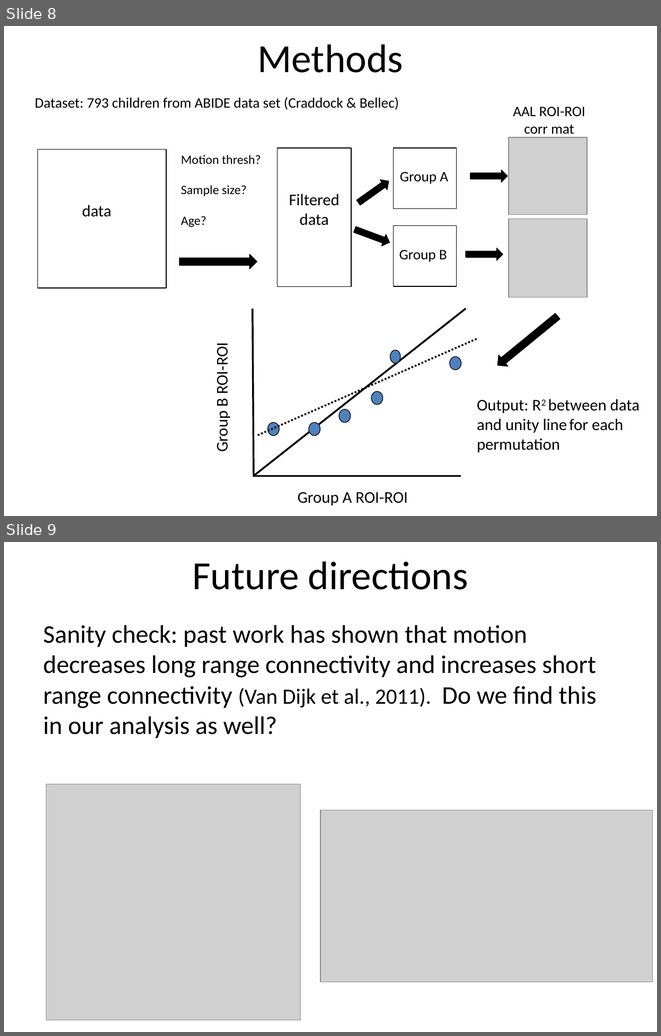
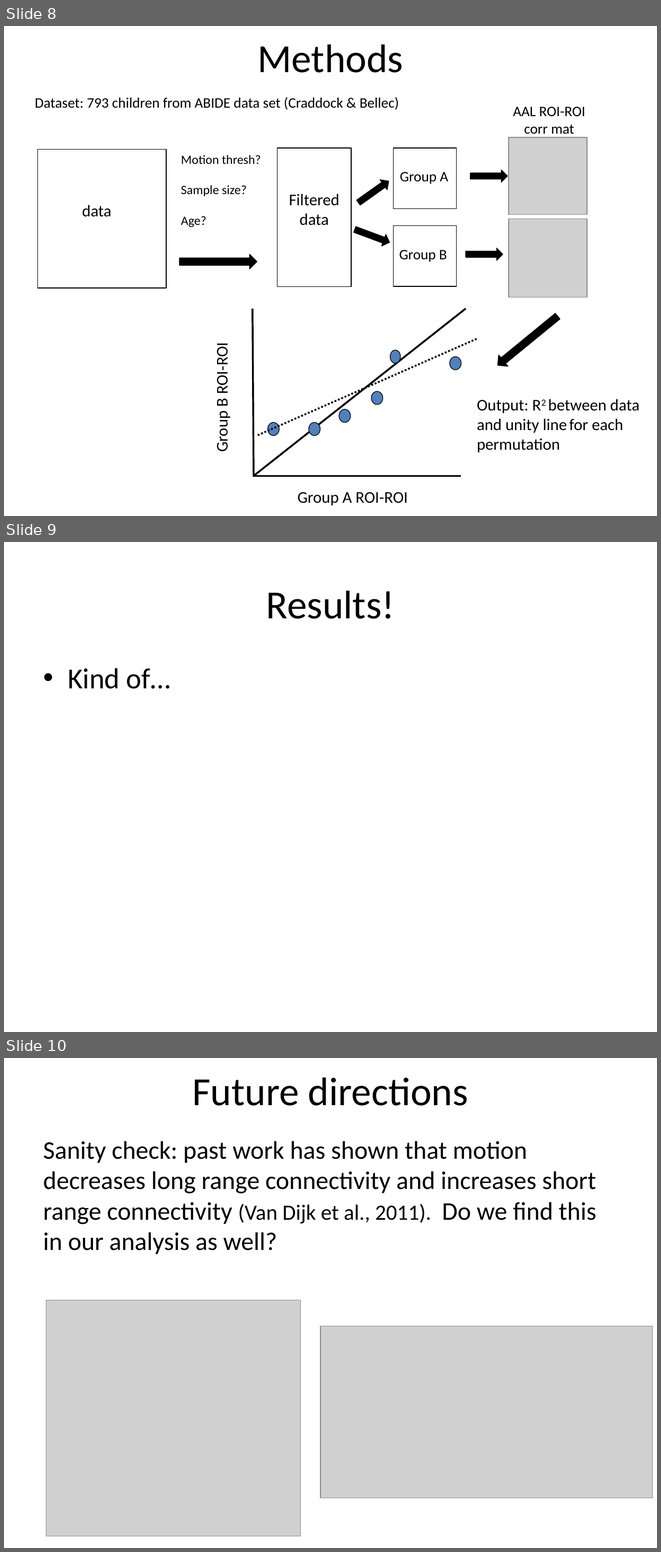
Before and after one commit to neurohackweek/kids, a slide deck: dev methodological issue.pptx. Shown one above the other, each under a label of ours: slides 8 and 9 before the commit, slides 8, 9 and 10 after it. The pictures are 661x1036 and 661x1552 pixels, drawn with LibreOffice and Linux fonts; fonts in the diff are those of the drawing; grey boxes stand for pictures. Boxes give left, top, right and bottom in pixels: in the first picture for what was removed or moved away, otherwise in the second. Text is boxed around its words. In the diff, an @@ line names an element or a change of style, - is before the commit and + after.

```diff
--- a/dev methodological issue.pptx
+++ b/dev methodological issue.pptx
@@ slide 9 added at (4,542,657,1032), background #FFFFFF @@
@@ title added at (266,590,395,619), 44 pt, text #000000 @@
+Results!
@@ text added at (68,668,170,689), 32 pt, text #000000 @@
+• Kind of…
@@ what was slide 9 is now slide 10 @@
```
Also in this commit, not shown: 1 slide changed, 1 other slide added.
